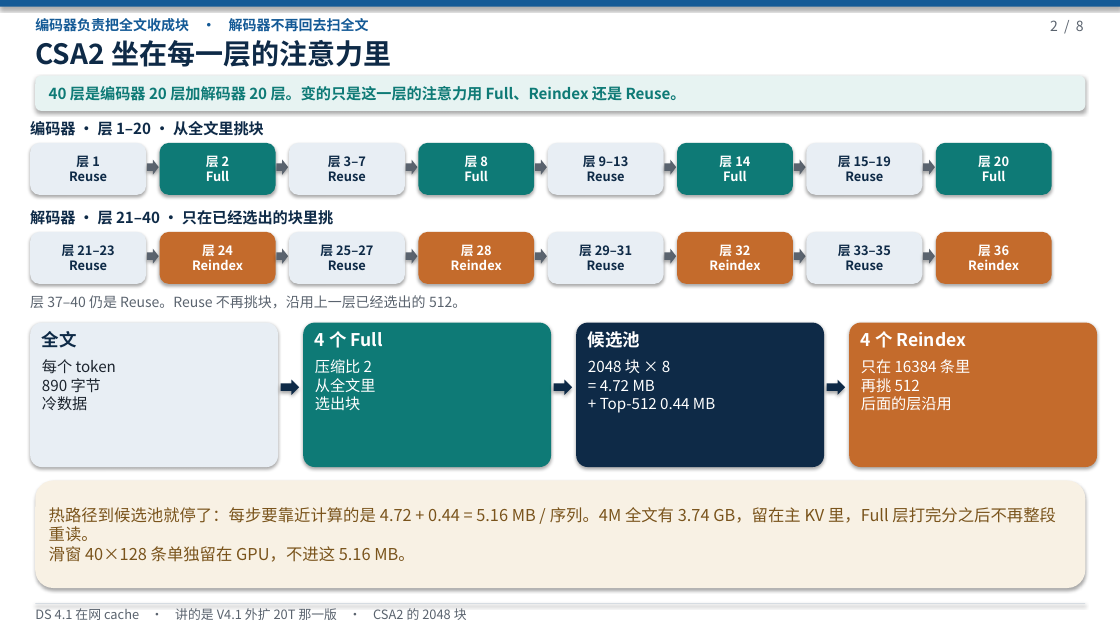
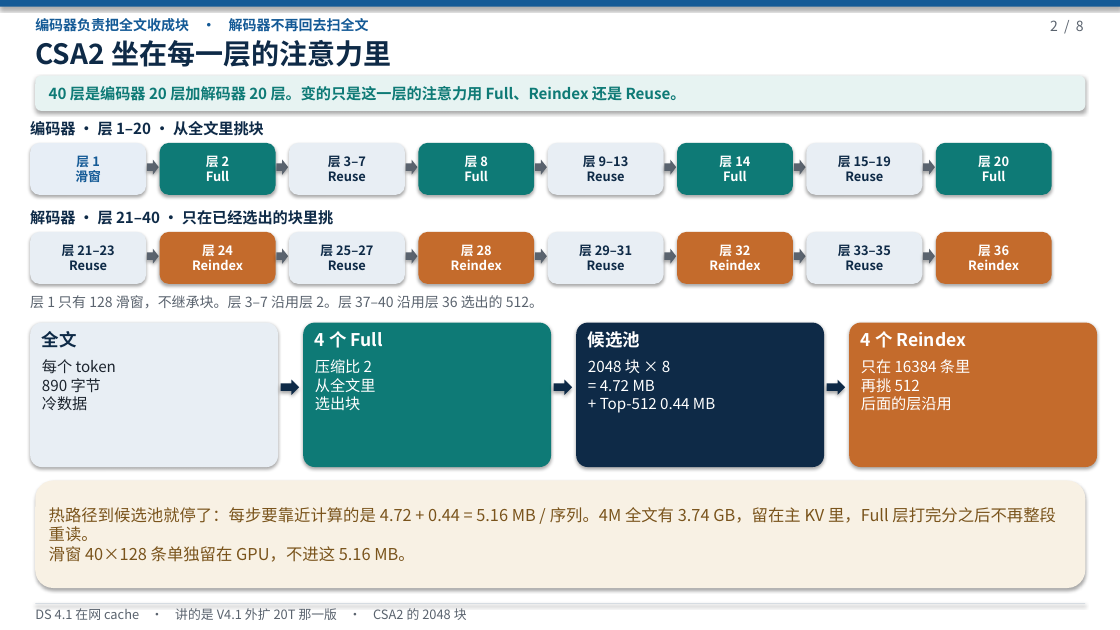
Before and after one commit to 69515164-rgb/UCL-MPComm, a slide deck: slide 2 of docs/DS 4.1在网cache.pptx. Drawn at 1120x630 pixels with LibreOffice and Linux fonts; fonts in the diff are those of the drawing. Boxes give left, top, right and bottom in pixels: in the first picture for what was removed or moved away, otherwise in the second. Text is boxed around its words. In the diff, an @@ line names an element or a change of style, - is before the commit and + after.

```diff
--- a/docs/DS 4.1在网cache.pptx
+++ b/docs/DS 4.1在网cache.pptx
@@ rounded rectangle at box(30, 143, 146, 195): fill #E8EEF4 to #E7EEF6 @@
@@ text at box(75, 170, 101, 182): text changed; text colour #0E2A47 to #145A96 @@
-Reuse
+滑窗
@@ text at box(76, 152, 100, 170): text colour #0E2A47 to #145A96 in "层 1" @@
@@ text at box(30, 295, 543, 308): text changed @@
-层 37–40 仍是 Reuse。Reuse 不再挑块，沿用上一层已经选出的 512。
+层 1 只有 128 滑窗，不继承块。层 3–7 沿用层 2。层 37–40 沿用层 36 选出的 512。
```
Also in this commit, not shown: 1 other file.
